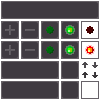
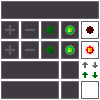
Revision of a layered 100 × 100 image; what changed, layer by layer:
painted on "Кривые 1" over (82, 62, 98, 78)
